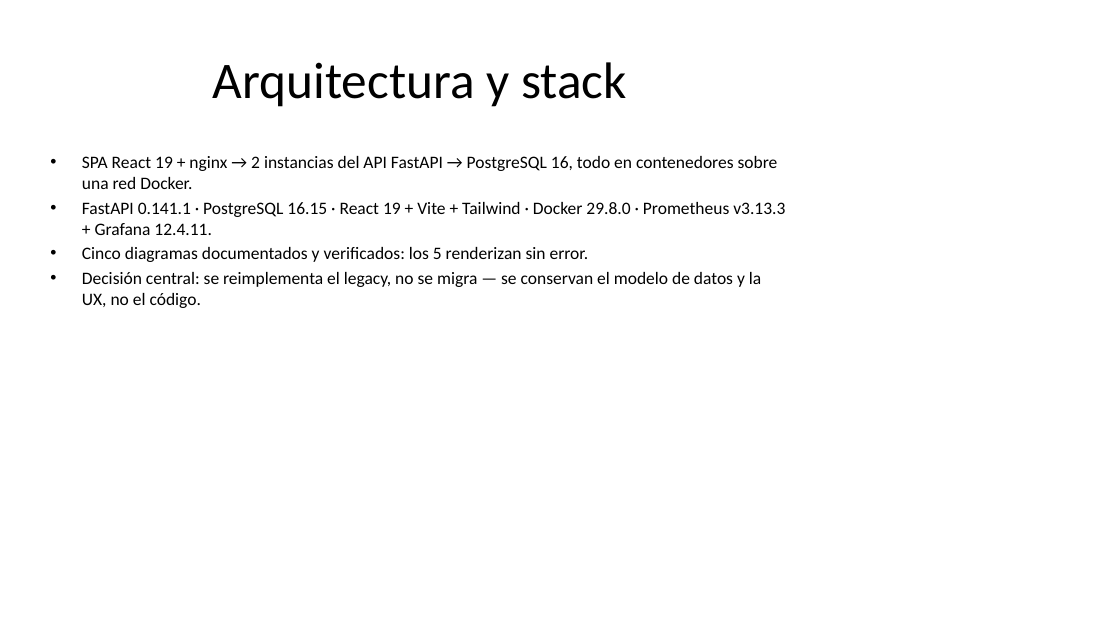
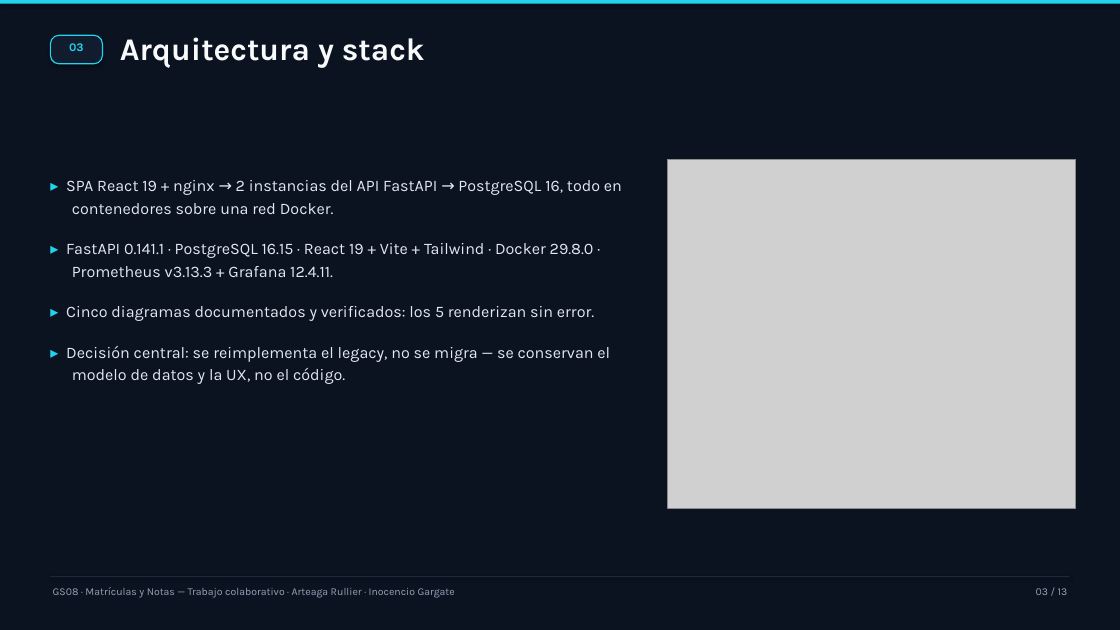
Before and after one commit to rarteagar/gs08-matriculas, a slide deck: slide 3 of docs/informe/exposicion-gs08-2026-10-13.pptx. Drawn at 1120x630 pixels with LibreOffice and Linux fonts; fonts in the diff are those of the drawing; grey boxes stand for pictures. Boxes give left, top, right and bottom in pixels: in the first picture for what was removed or moved away, otherwise in the second. Text is boxed around its words. In the diff, an @@ line names an element or a change of style, - is before the commit and + after.

Commit message:
feat(deck): rediseno completo de la presentacion con ilustraciones generadas
Se rehace el deck con una linea grafica propia: fondo navy, acento cian, tarjetas,
vinetas con sangria, pie con numeracion y seis ilustraciones isometricas generadas
con nano-banana-2 (portada, arquitectura, API, datos hibridos, seguridad y
accesibilidad). La portada usa un degradado para integrar la ilustracion, la
ultima lamina cierra con cuatro indicadores (121 pruebas, 90 %, 25 del SPA, 5/5
jobs) y se corrige la vieta de Kubernetes (se levanto el 22/09 y hoy esta apagado).
El deck clasico queda como respaldo.

```diff
--- a/docs/informe/exposicion-gs08-2026-10-13.pptx
+++ b/docs/informe/exposicion-gs08-2026-10-13.pptx
@@ rectangle added at bbox=[0, 0, 1120, 630], fill #0B1220 @@
@@ rectangle added at bbox=[0, 0, 1120, 3], fill #22D3EE @@
@@ text "Arquitectura y stack": place and size @@
-text "Arquitectura y stack" at bbox=[213, 62, 627, 107]
+text "Arquitectura y stack" at bbox=[120, 37, 425, 68]
@@ text "Arquitectura y stack" at bbox=[120, 37, 425, 68]: size 44 to 27 pt, font Calibri to Karla, text colour #000000 to #F8FAFC, bold on; alignment centre to left; vertical alignment middle to top @@
@@ rounded rectangle added at bbox=[50, 35, 103, 64], fill #111C2E, outline #22D3EE 1 pt @@
@@ text added at bbox=[69, 43, 84, 51], 10 pt, text #22D3EE, bold @@
+03
@@ picture added at bbox=[668, 160, 1075, 508] @@
@@ text at bbox=[66, 180, 622, 384]: text changed; size 15 to 13.8 pt; font Calibri to Karla; text colour #000000 to #E2E8F0 @@
-• SPA React 19 + nginx → 2 instancias del API FastAPI → PostgreSQL 16, todo en contenedores sobre una red Docker.
-• FastAPI 0.141.1 · PostgreSQL 16.15 · React 19 + Vite + Tailwind · Docker 29.8.0 · Prometheus v3.13.3 + Grafana 12.4.11.
-• Cinco diagramas documentados y verificados: los 5 renderizan sin error.
-• Decisión central: se reimplementa el legacy, no se migra — se conservan el modelo de datos y la UX, no el código.
+▸ SPA React 19 + nginx → 2 instancias del API FastAPI → PostgreSQL 16, todo en contenedores sobre una red Docker.
+▸ FastAPI 0.141.1 · PostgreSQL 16.15 · React 19 + Vite + Tailwind · Docker 29.8.0 · Prometheus v3.13.3 + Grafana 12.4.11.
+▸ Cinco diagramas documentados y verificados: los 5 renderizan sin error.
+▸ Decisión central: se reimplementa el legacy, no se migra — se conservan el modelo de datos y la UX, no el código.
@@ rectangle added at bbox=[50, 576, 1070, 577], fill #1E293B @@
@@ text added at bbox=[53, 587, 455, 598], 9 pt, text #94A3B8 @@
+GS08 · Matrículas y Notas — Trabajo colaborativo · Arteaga Rullier · Inocencio Gargate
@@ text added at bbox=[1036, 588, 1068, 595], 9 pt, text #94A3B8 @@
+03 / 13
```
Also in this commit, not shown: 12 other slides changed, 2 other files.
